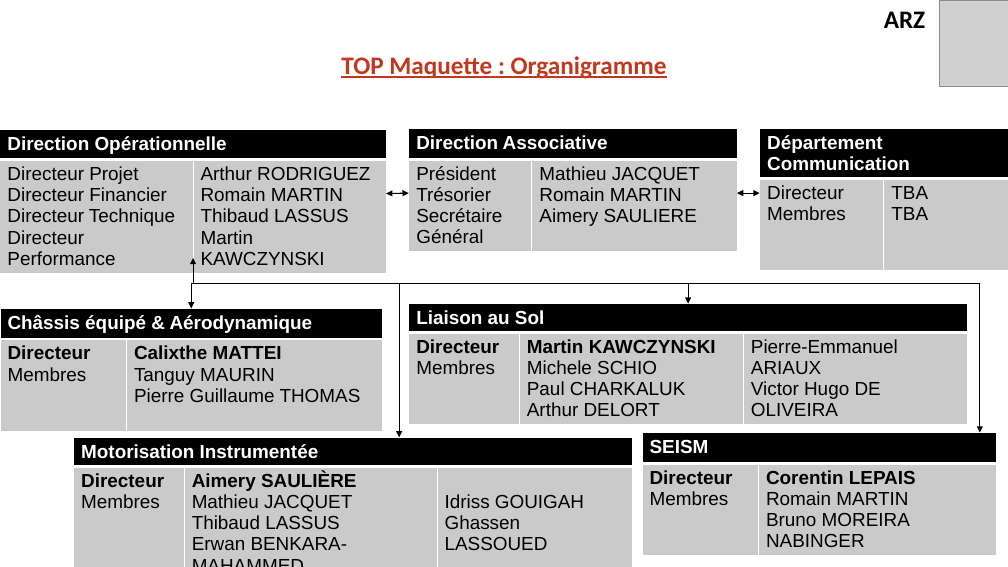
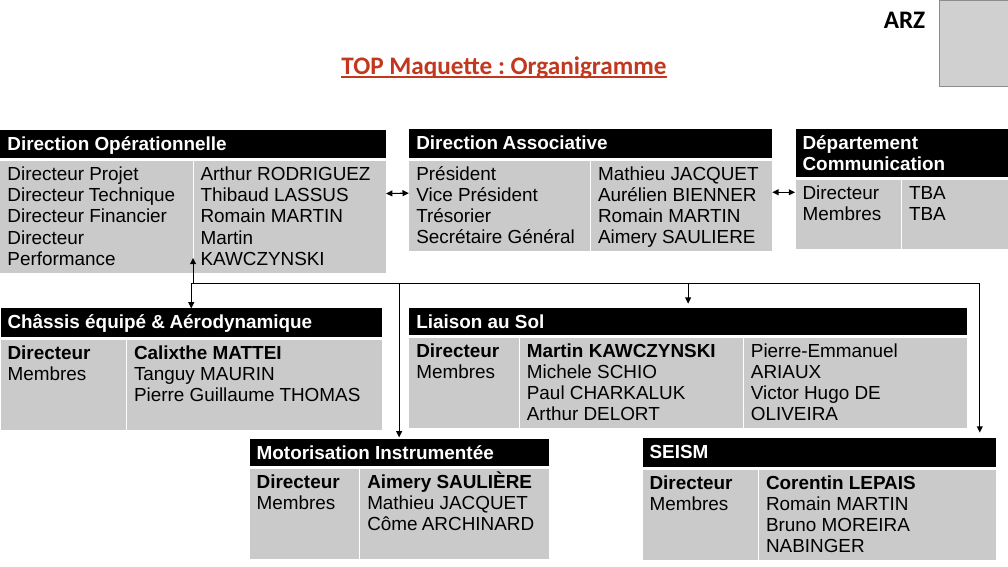
Before and after one commit to EOSCogniton/STUF-2020, a slide deck: slide 5 of AB_TOPs/02_Top_Maquette/Top_Maquette_V2.0.pptx. Drawn at 1008x567 pixels with LibreOffice and Linux fonts; fonts in the diff are those of the drawing; grey boxes stand for pictures; background and template pictures are left out. Boxes give left, top, right and bottom in pixels: in the first picture for what was removed or moved away, otherwise in the second. Text is boxed around its words. In the diff, an @@ line names an element or a change of style, - is before the commit and + after.

```diff
--- a/AB_TOPs/02_Top_Maquette/Top_Maquette_V2.0.pptx
+++ b/AB_TOPs/02_Top_Maquette/Top_Maquette_V2.0.pptx
@@ table at [0, 129, 386, 269] @@
-row 2, column 1: Directeur Projet / Directeur Financier / Directeur Technique / Directeur Performance
+row 2, column 1: Directeur Projet / Directeur Technique / Directeur Financier / Directeur Performance
-row 2, column 2: Arthur RODRIGUEZ / Romain MARTIN / Thibaud LASSUS / Martin KAWCZYNSKI
+row 2, column 2: Arthur RODRIGUEZ / Thibaud LASSUS / Romain MARTIN / Martin KAWCZYNSKI
@@ table at [409, 129, 773, 258] @@
-row 2, column 1: Président / Trésorier / Secrétaire Général
+row 2, column 1: Président / Vice Président / Trésorier / Secrétaire Général
-row 2, column 2: Mathieu JACQUET / Romain MARTIN / Aimery SAULIERE
+row 2, column 2: Mathieu JACQUET / Aurélien BIENNER / Romain MARTIN / Aimery SAULIERE
@@ table: place and size @@
-table at [409, 129, 737, 258]
+table at [409, 129, 773, 258]
@@ table: place and size @@
-table at [760, 129, 1008, 280]
+table at [796, 129, 1008, 257]
@@ double arrow moved from (737, 193) - (760, 193) to (773, 192) - (796, 192) @@
@@ table: place and size @@
-table at [409, 304, 967, 433]
+table at [409, 308, 967, 436]
@@ table at [250, 439, 550, 567] @@
-column 2:  | Aimery SAULIÈRE / Mathieu JACQUET / Thibaud LASSUS / Erwan BENKARA-MAHAMMED
-column 3:  | Idriss GOUIGAH / Ghassen LASSOUED
+column 2:  | Aimery SAULIÈRE / Mathieu JACQUET / Côme ARCHINARD
@@ table: place and size @@
-table at [73, 438, 631, 566]
+table at [250, 439, 550, 567]
@@ table: place and size @@
-table at [642, 433, 997, 562]
+table at [642, 438, 997, 567]
```
Also in this commit, not shown: 2 other slides changed, 1 other file.
